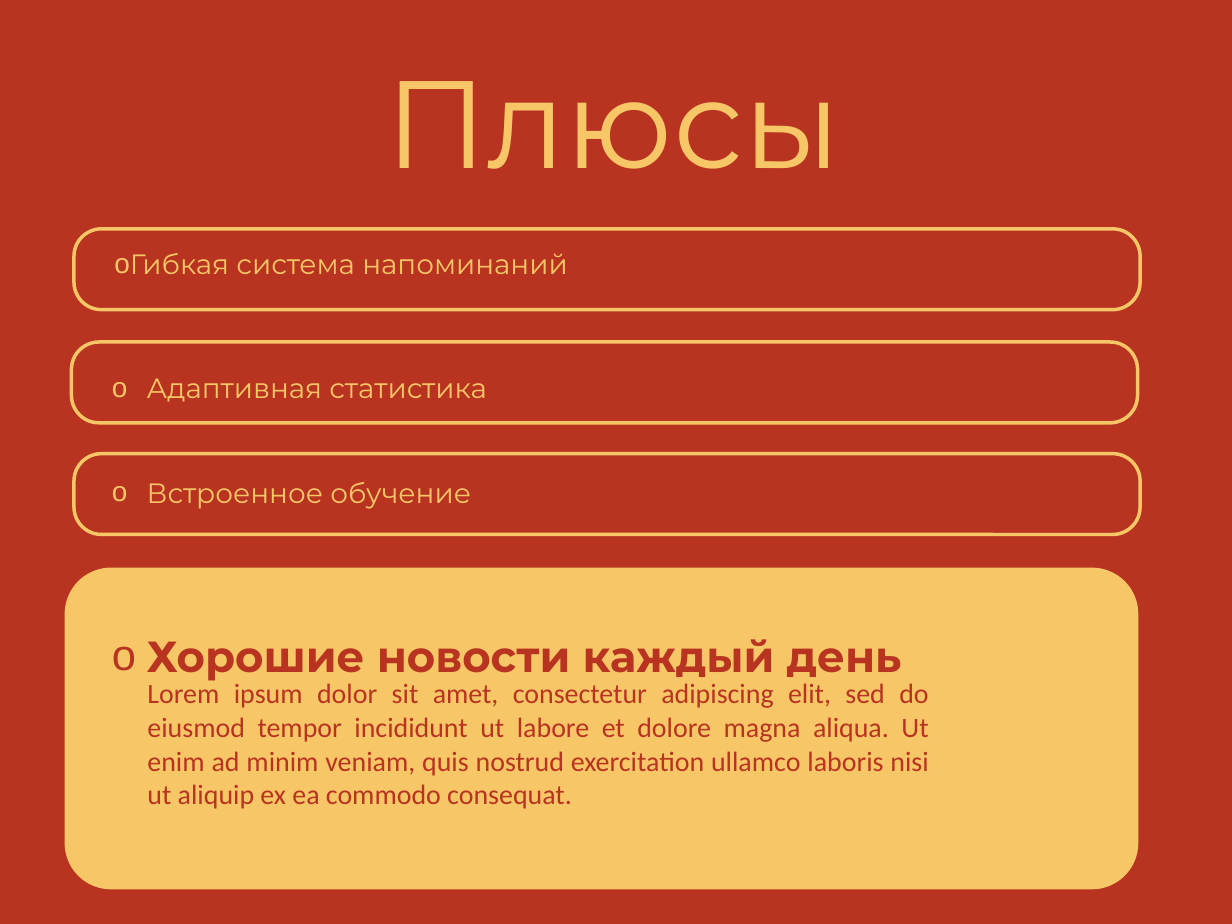
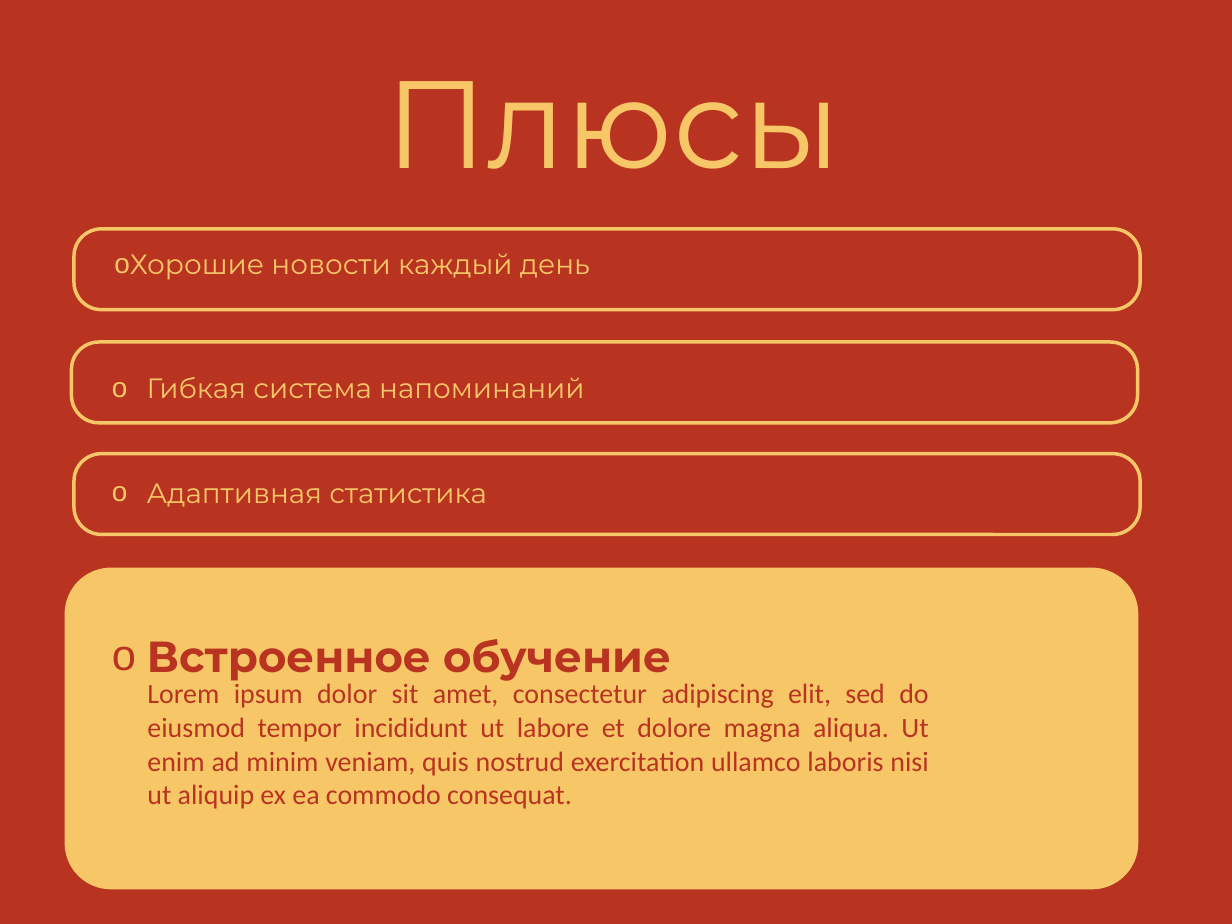
Before and after one commit to Svetlana184/bd_kursovaya, a slide deck: slide 10 of дизайн.pptx. Drawn at 1232x924 pixels with LibreOffice and Linux fonts; fonts in the diff are those of the drawing. Boxes give left, top, right and bottom in pixels: in the first picture for what was removed or moved away, otherwise in the second. Text is boxed around its words. In the diff, an @@ line names an element or a change of style, - is before the commit and + after.

```diff
--- a/дизайн.pptx
+++ b/дизайн.pptx
@@ text added at bbox=[130, 253, 590, 280], 18 pt, text #F7C667 @@
+o Хорошие новости каждый день
@@ text "Гибкая система напоминаний": place and size @@
-text "Гибкая система напоминаний" at bbox=[130, 253, 567, 274]
+text "Гибкая система напоминаний" at bbox=[147, 377, 584, 398]
@@ text "Гибкая система напоминаний" at bbox=[147, 377, 584, 398]: indent changed; line spacing 1 to 2 @@
@@ text "Адаптивная статистика": place and size @@
-text "Адаптивная статистика" at bbox=[147, 378, 486, 402]
+text "Адаптивная статистика" at bbox=[147, 483, 486, 507]
@@ text "Адаптивная статистика" at bbox=[147, 483, 486, 507]: line spacing 2 to 1 @@
@@ text removed at bbox=[147, 482, 471, 509] @@
-o Встроенное обучение
@@ text at bbox=[147, 639, 671, 681]: text changed @@
-o Хорошие новости каждый день
+o Встроенное обучение
```
Also in this commit, not shown: 4 other slides changed, 1 slide added, 1 slide removed, 25 other files.
